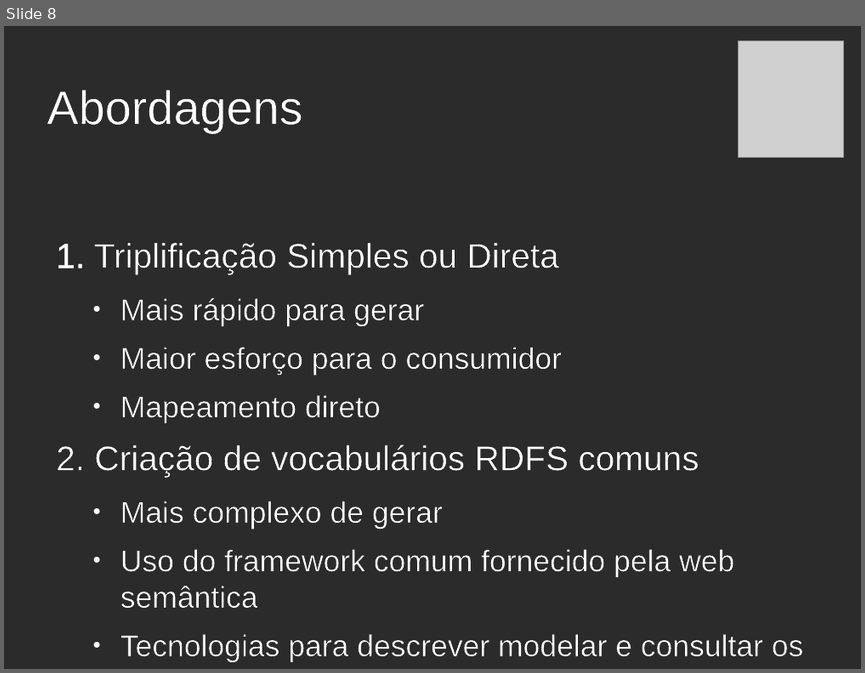
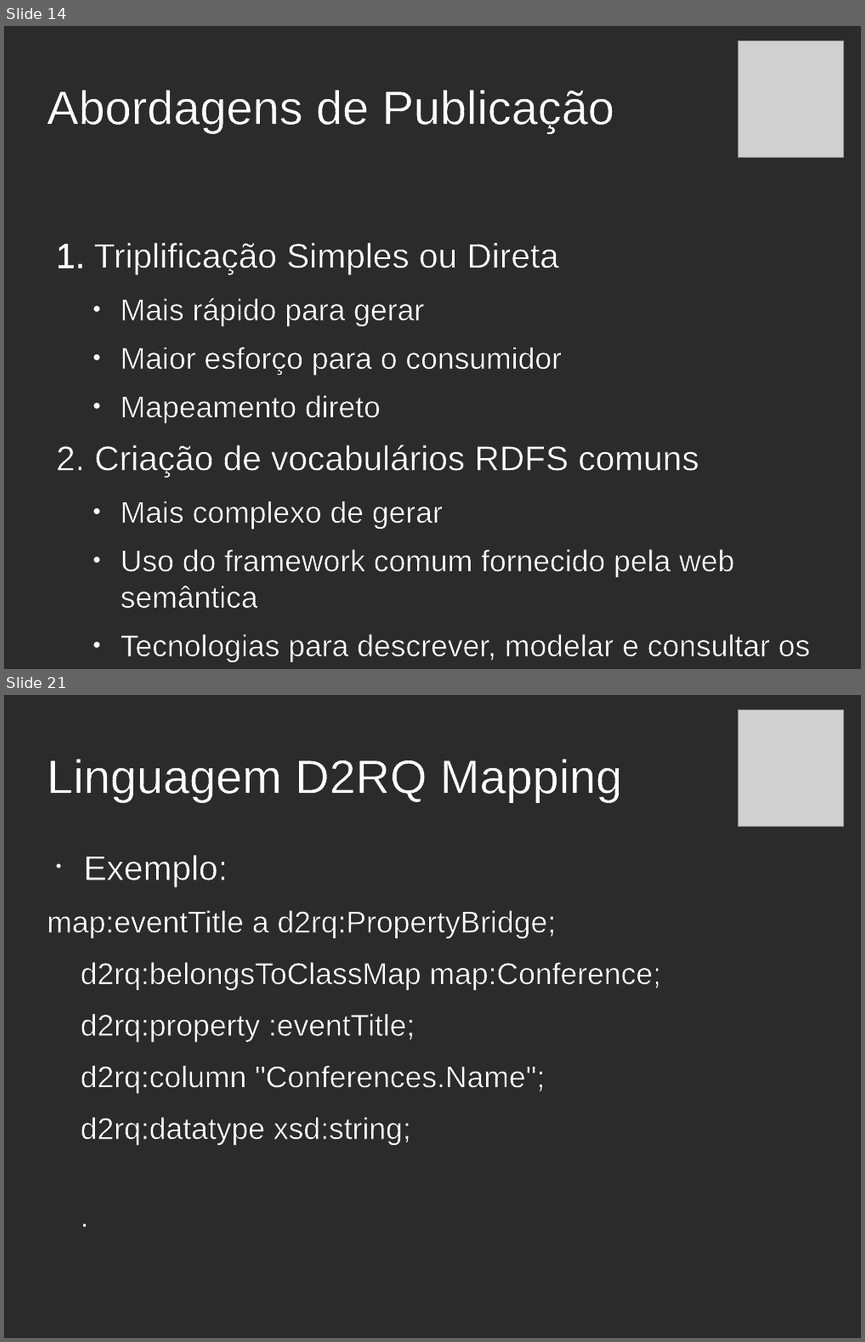
Before and after one commit to luiseufrasio/mestrado-ufc-eufrasio, a slide deck: docs/Pre-proposta.odp. Shown one above the other, each under a label of ours: slide 8 before the commit, slides 14 and 21 after it; the slides between them are not shown. The pictures are 865x673 and 865x1342 pixels, drawn with LibreOffice and Linux fonts; fonts in the diff are those of the drawing; grey boxes stand for pictures; background and template pictures are left out; a plain dark background stands for a picture behind light text. Boxes give left, top, right and bottom in pixels: in the first picture for what was removed or moved away, otherwise in the second. Text is boxed around its words. In the diff, an @@ line names an element or a change of style, - is before the commit and + after.

```diff
--- a/docs/Pre-proposta.odp
+++ b/docs/Pre-proposta.odp
@@ slide 21 added at (x1=4, y1=695, x2=861, y2=1338), background picture (left out) @@
@@ picture added at (x1=738, y1=710, x2=844, y2=827) @@
@@ title added at (x1=46, y1=759, x2=622, y2=801), 44 pt, text #FFFFFF @@
+Linguagem D2RQ Mapping
@@ text added at (x1=46, y1=855, x2=660, y2=1145), 28 pt, text #FFFFFF @@
+• Exemplo:
+map:eventTitle a d2rq:PropertyBridge;
+d2rq:belongsToClassMap map:Conference;
+d2rq:property :eventTitle;
+d2rq:column "Conferences.Name";
+d2rq:datatype xsd:string;
+.
@@ what was slide 8 is now slide 14 @@
@@ slide 14 changed as well @@
@@ title at (x1=46, y1=90, x2=614, y2=132): text changed @@
-Abordagens
+Abordagens de Publicação
@@ text at (x1=120, y1=634, x2=811, y2=662): text changed @@
-  ● Tecnologias para descrever modelar e consultar os dados
+  ● Tecnologias para descrever, modelar e consultar os dados
```
Also in this commit, not shown: 4 other slides changed, 46 other slides added, 1 slide removed, 1 other file.
